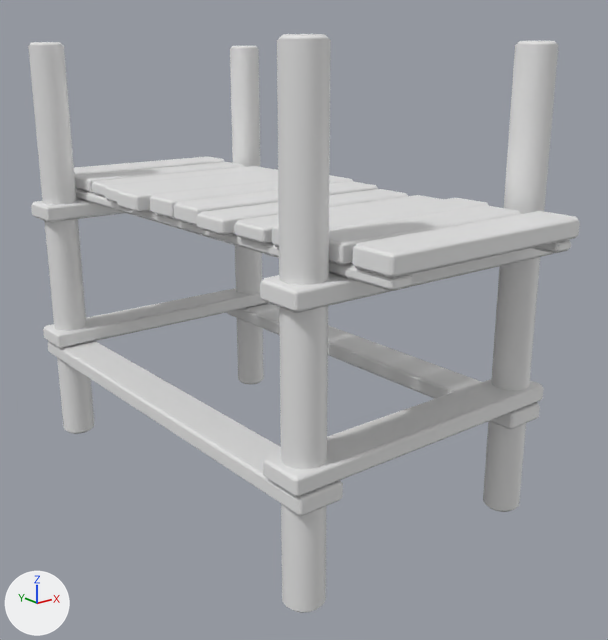
The FBX model CrashCourse/Assets/ART_Assets/Platforms/Small/M_Small_Long_High_1.fbx as it was, and as the next commit left it.
One viewpoint serves both versions: a 50 mm lens placed at (49.11, 12.57, 4.08), pointed at (56.25, 21.5, 0.51). The lights are fixed; the arrows at lower left show +X, +Y and +Z. The picture after the commit comes second. Where no turn or scale is listed for an object, it has been applied to the vertices.

Script lines for the objects in view, before the commit:
```python
me_cube_713 = bpy.data.meshes.new('Cube.713')
me_cube_713.from_pydata(...)  # 736 vertices, 720 faces; spans x -2.08..2.12, y -3.92..4.03, z -4.06..2.07
ob_cube_591 = bpy.data.objects.new('Cube.591', me_cube_713)
ob_cube_591.location = (55.98, 21.92, 2.2)
```
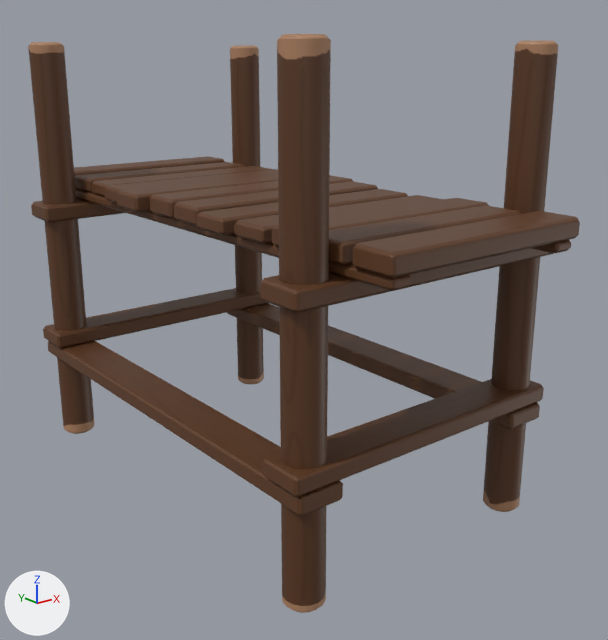
Diff of the bpy script that builds the scene:
```diff
--- a/CrashCourse/Assets/ART_Assets/Platforms/Small/M_Small_Long_High_1.fbx.py
+++ b/CrashCourse/Assets/ART_Assets/Platforms/Small/M_Small_Long_High_1.fbx.py
@@ img_row_4_uv_png @@
+img_row_4_uv_png = load_image('Row_4_UV.png', '../Textures/Row_4_UV.png', 1024, 1024, 'sRGB')
@@ mat_row_4 @@
+mat_row_4 = principled_material('Row_4')
+mat_row_4.texture = img_row_4_uv_png
@@ me_cube_713 @@
 me_cube_713.from_pydata(...)  # 736 vertices, 720 faces; spans x -2.08..2.12, y -3.92..4.03, z -4.06..2.07
+me_cube_713.materials.append(mat_row_4)  # picture img_row_4_uv_png
```

Boxes [x1, y1, x2, y2] around the edits, measured in the pictures (608 x 640 px):
'Cube.591', recoloured (white to brown): [28, 34, 580, 613] in both
